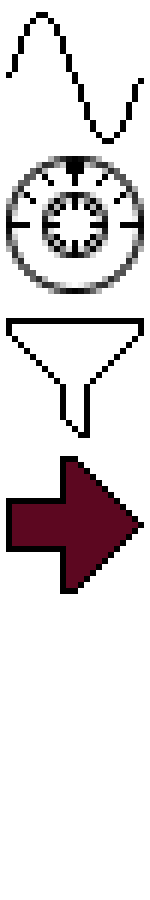
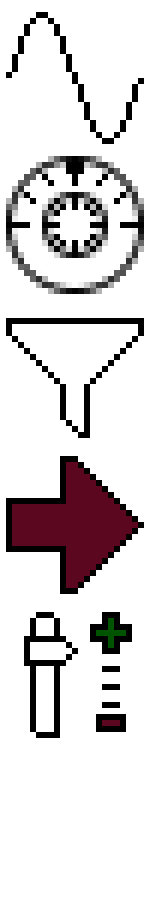
Two versions of the same layered image (150x900). Layer-by-layer changes:
painted on "Layer" over (24, 612, 132, 738)
